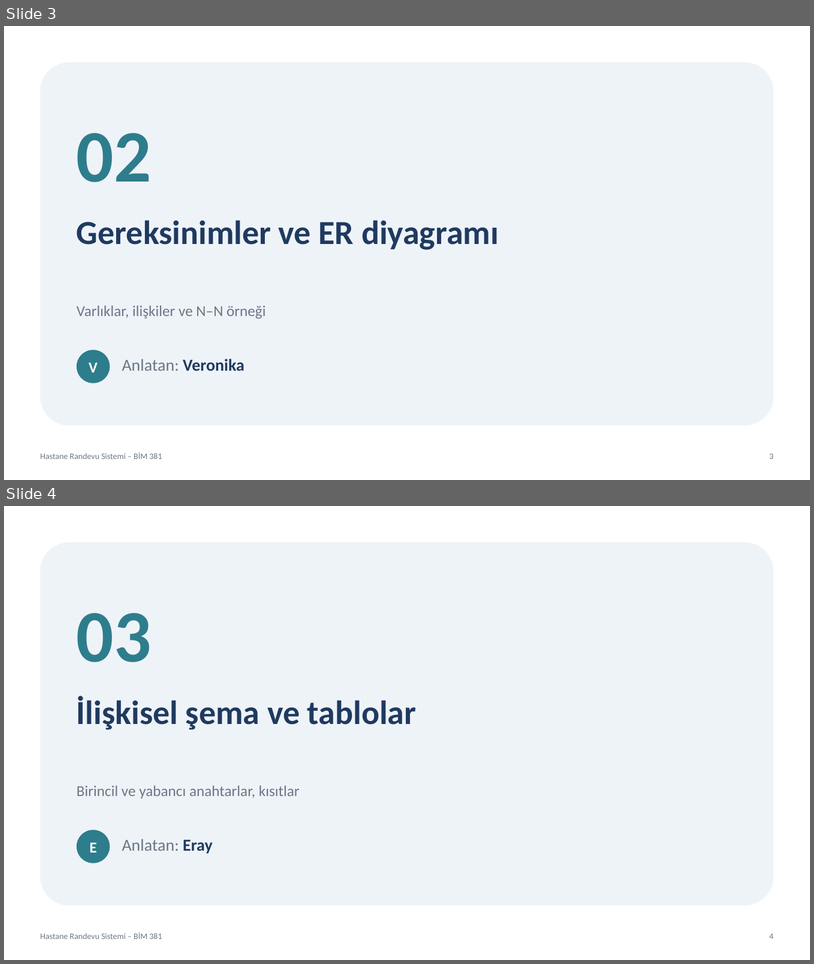
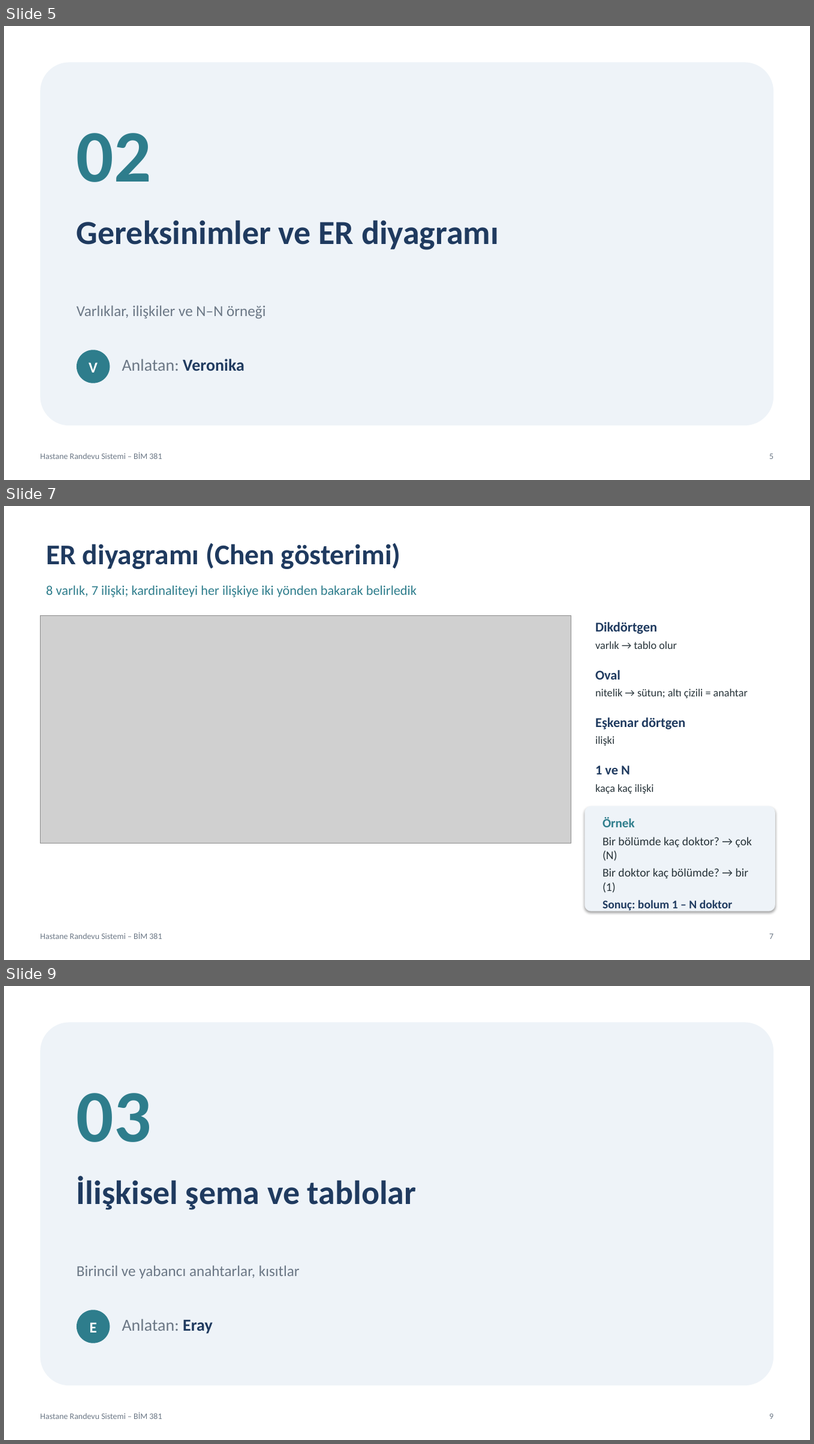
Before and after one commit to vliashenko6/hastane-randevu-sistemi, a slide deck: sunum/hastane_randevu_sunumu.pptx. Shown one above the other, each under a label of ours: slides 3 and 4 before the commit, slides 5, 7 and 9 after it; the slides between them are not shown. The pictures are 814x964 and 814x1444 pixels, drawn with LibreOffice and Linux fonts; fonts in the diff are those of the drawing; grey boxes stand for pictures. Boxes give left, top, right and bottom in pixels: in the first picture for what was removed or moved away, otherwise in the second. Text is boxed around its words. In the diff, an @@ line names an element or a change of style, - is before the commit and + after.

```diff
--- a/sunum/hastane_randevu_sunumu.pptx
+++ b/sunum/hastane_randevu_sunumu.pptx
@@ slide 7 added at <box>4,506,810,960</box>, background #FFFFFF; not listed: 2 template elements that a slide beside it also shows @@
@@ text added at <box>46,543,401,569</box>, 34 pt, text #1F3A5F, bold @@
+ER diyagramı (Chen gösterimi)
@@ text added at <box>46,585,417,597</box>, 16 pt, text #2E7D8C @@
+8 varlık, 7 ilişki; kardinaliteyi her ilişkiye iki yönden bakarak belirledik
@@ picture added at <box>40,615,572,843</box> @@
@@ text added at <box>596,622,677,649</box>, 13 pt, text #263238 @@
+Dikdörtgen
+varlık → tablo olur
@@ text added at <box>596,670,748,698</box>, 13 pt, text #263238 @@
+Oval
+nitelik → sütun; altı çizili = anahtar
@@ text added at <box>596,717,686,745</box>, 16 pt, text #1F3A5F, bold @@
+Eşkenar dörtgen
+ilişki
@@ text added at <box>596,765,654,793</box>, 13 pt, text #263238 @@
+1 ve N
+kaça kaç ilişki
@@ rounded rectangle added at <box>585,806,776,911</box>, fill #EEF3F8 @@
@@ text added at <box>603,817,752,912</box>, 14 pt, text #263238 @@
+Örnek
+Bir bölümde kaç doktor? → çok (N)
+Bir doktor kaç bölümde? → bir (1)
+Sonuç: bolum 1 – N doktor
@@ what was slide 3 is now slide 5 @@
@@ page number at <box>770,453,774,459</box>: text changed @@
-3
+5
@@ what was slide 4 is now slide 9 @@
@@ page number at <box>770,1413,774,1419</box>: text changed @@
-4
+9
```
Also in this commit, not shown: 6 other slides added.
